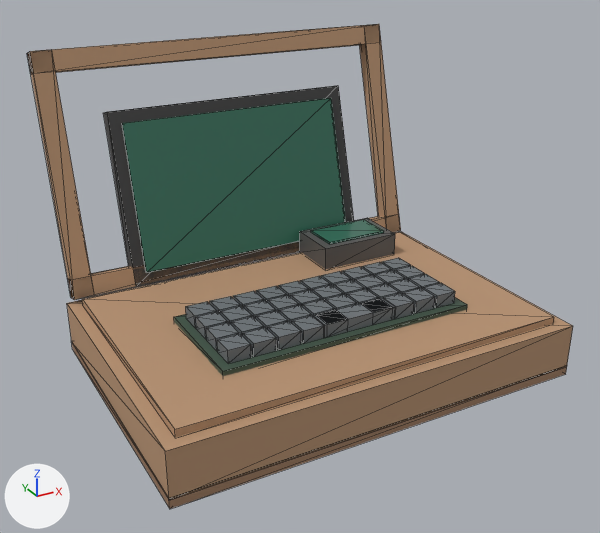
Before and after pictures for a commit that changed the glTF model assets/models/builds/build-stealth-book.glb.
Rendered twice from a camera (50 mm lens) standing at (-0.283, -0.494, 0.307) and looking at (-0.005, 0.012, 0.054). The lights are fixed; the arrows at lower left show +X, +Y and +Z. The first picture is the older version. Mesh edges are drawn as thin lines.

Objects in the first picture: 'geometry_0', 'geometry_1', 'geometry_10', 'geometry_2', 'geometry_4', 'geometry_5', 'geometry_51', 'geometry_52', 'geometry_6', 'geometry_7', 'geometry_8', 'geometry_9' and 40 more.
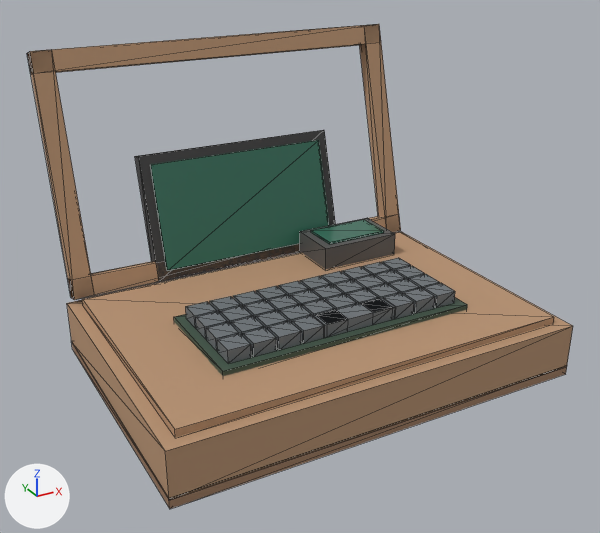
Pixel boxes [x1, y1, x2, y2] of what changed, in the pictures (600 x 533 px):
'geometry_9', moved, rescaled (20% narrower, 25% shorter): before [122, 98, 346, 272]; after [150, 140, 329, 271]
'geometry_8', reshaped (20% narrower, 24% shorter): before [103, 86, 354, 287]; after [135, 130, 336, 282]

The edits, one by one:
me_geometry_8 is used by ob_geometry_8; location (0.0, 0.0, 0.0).
me_geometry_8 had 8 vertices, 12 faces and spanned x -0.105..0.105, y 0.104..0.152, z 0.018..0.157.
me_geometry_8 now has 8 vertices, 12 faces and spans x -0.086..0.086, y 0.104..0.142, z 0.018..0.121.
Part 1, on me_geometry_8:
Vertex 0 of me_geometry_8 moves from (-0.105, 0.116, 0.018) to (-0.086, 0.116, 0.018).
Vertex 1 of me_geometry_8 moves from (-0.105, 0.104, 0.022) at pixel (136, 286) to (-0.086, 0.104, 0.022) at pixel (159, 281).
Vertex 2 of me_geometry_8 moves from (-0.105, 0.152, 0.154) at pixel (103, 112) to (-0.086, 0.142, 0.118) at pixel (134, 156).
Vertex 3 of me_geometry_8 moves from (-0.105, 0.14, 0.157) at pixel (107, 111) to (-0.086, 0.131, 0.121) at pixel (138, 156).
Vertex 4 of me_geometry_8 moves from (0.105, 0.116, 0.018) to (0.086, 0.116, 0.018).
Vertex 5 of me_geometry_8 moves from (0.105, 0.104, 0.022) to (0.086, 0.104, 0.022).
Vertex 6 of me_geometry_8 moves from (0.105, 0.152, 0.154) at pixel (331, 86) to (0.086, 0.142, 0.118) at pixel (317, 130).
Vertex 7 of me_geometry_8 moves from (0.105, 0.14, 0.157) at pixel (338, 85) to (0.086, 0.131, 0.121) at pixel (324, 129).
me_geometry_9 is used by ob_geometry_9; location (0.0, 0.0, 0.0).
me_geometry_9 had 8 vertices, 12 faces and spanned x -0.095..0.095, y 0.105..0.138, z 0.031..0.148.
me_geometry_9 now has 8 vertices, 12 faces and spans x -0.078..0.078, y 0.104..0.129, z 0.029..0.114.
me_geometry_9 part 2: the whole mesh is scaled about its middle by (0.816, 0.726, 0.725), then moved by (0.0, -0.005, -0.018).
